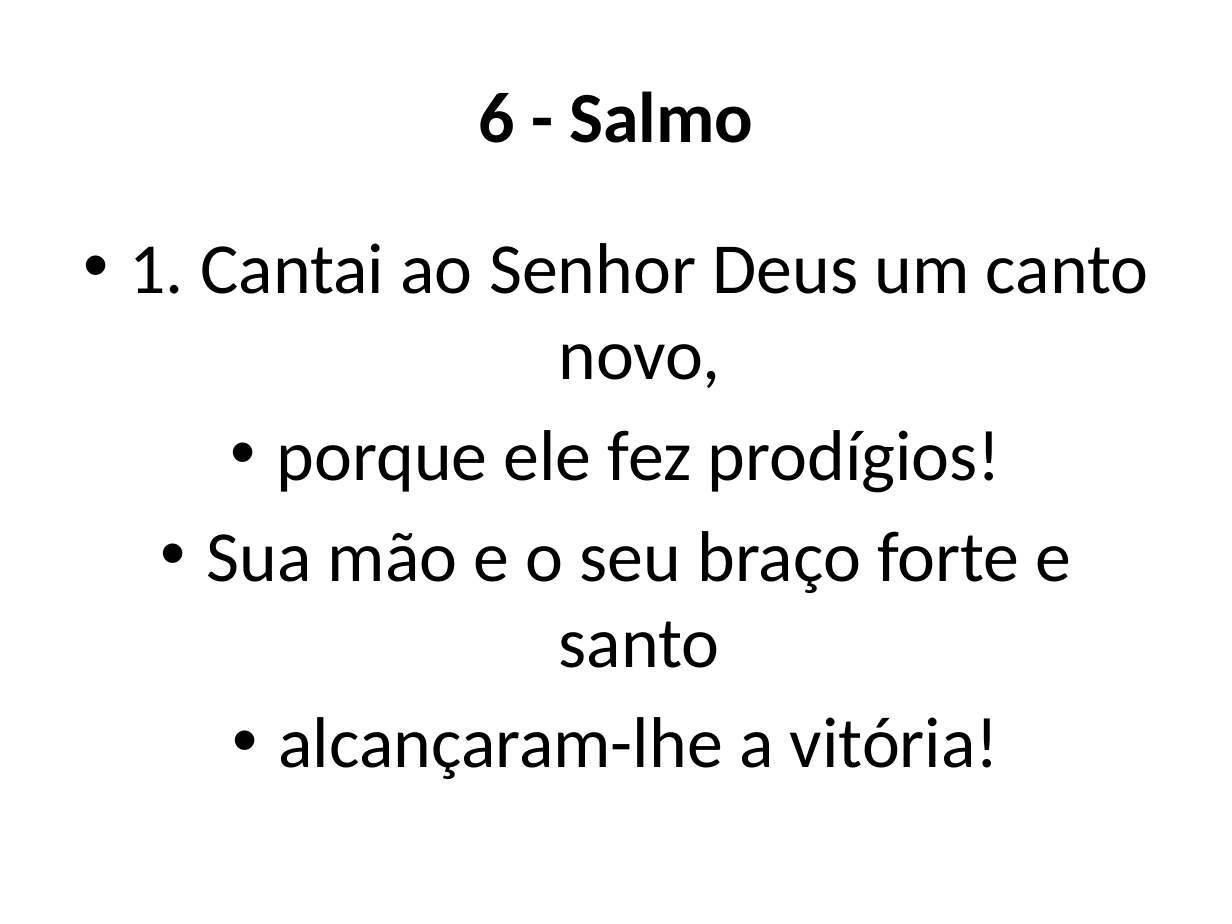
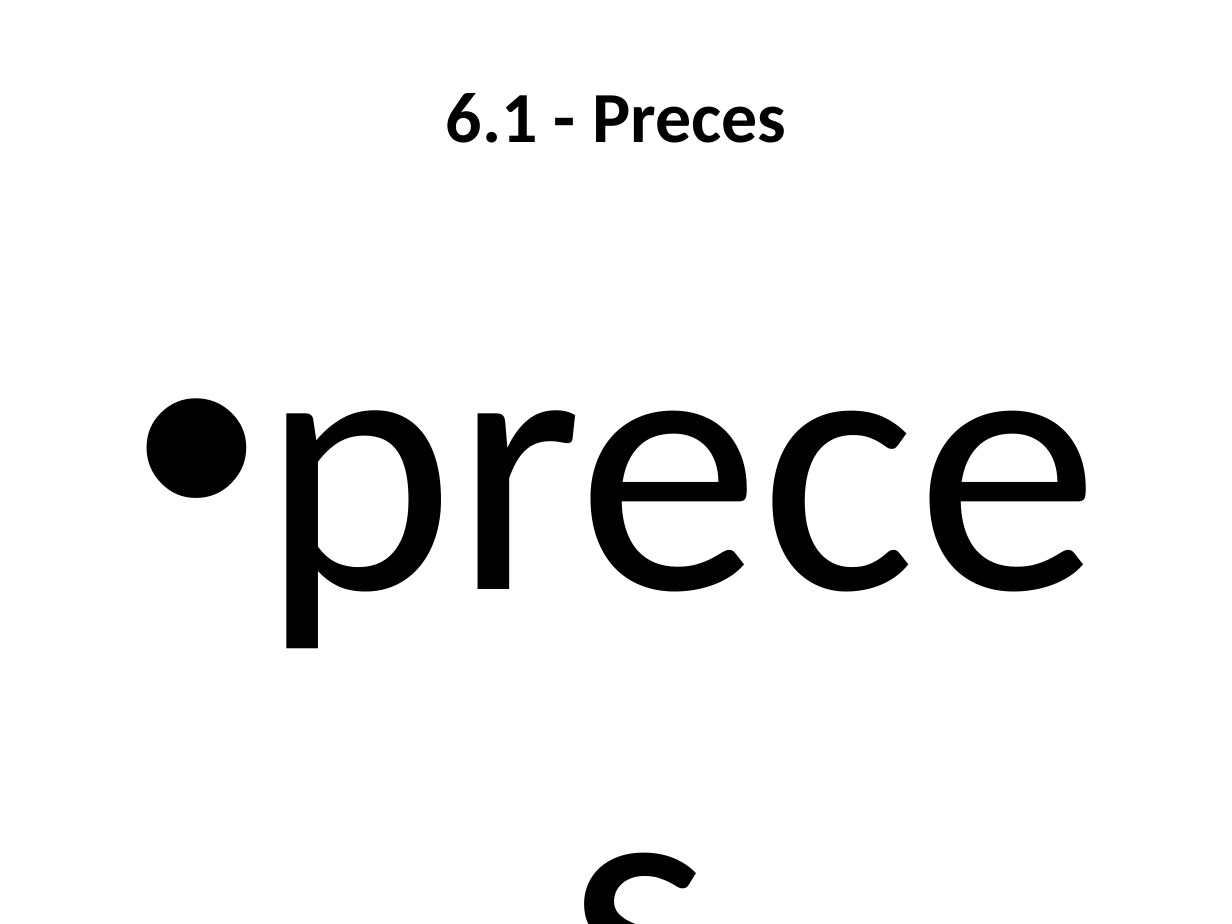
Before and after one commit to Natanielsr/slides-generator, a slide deck: slide 26 of slides.pptx (slide 20 before the commit). Drawn at 1232x924 pixels with LibreOffice and Linux fonts; fonts in the diff are those of the drawing. Boxes give left, top, right and bottom in pixels: in the first picture for what was removed or moved away, otherwise in the second. Text is boxed around its words. In the diff, an @@ line names an element or a change of style, - is before the commit and + after.

```diff
--- a/slides.pptx
+++ b/slides.pptx
@@ title at (446,93,786,143): text changed @@
-6 - Salmo
+6.1 - Preces
@@ text at (130,243,1149,779): text changed; size 42 to 215 pt @@
-• 1. Cantai ao Senhor Deus um canto novo,
-• porque ele fez prodígios!
-• Sua mão e o seu braço forte e santo
-• alcançaram-lhe a vitória!
+• preces
```
Also in this commit, not shown: 17 other slides changed, 36 slides added, 25 slides removed, 33 other files.
